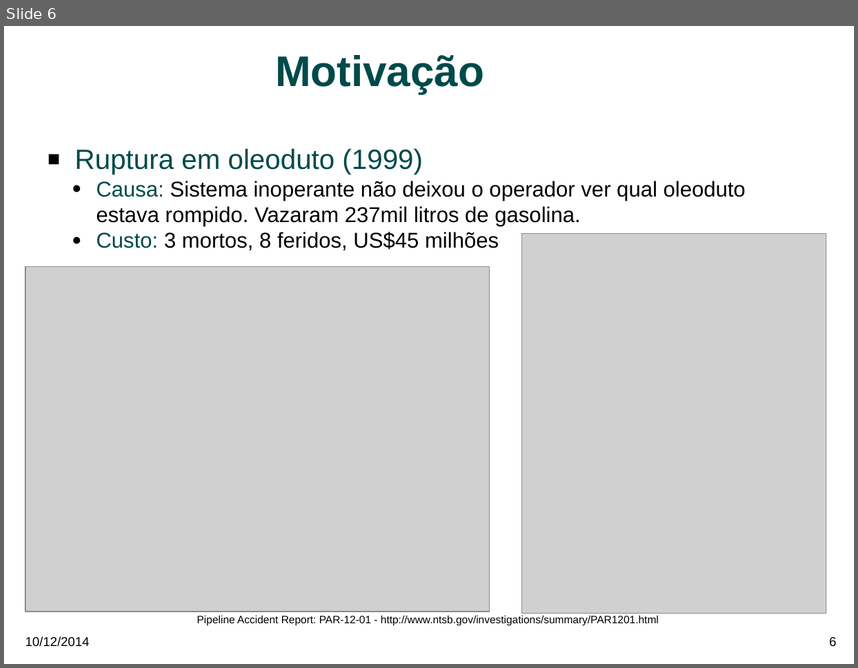
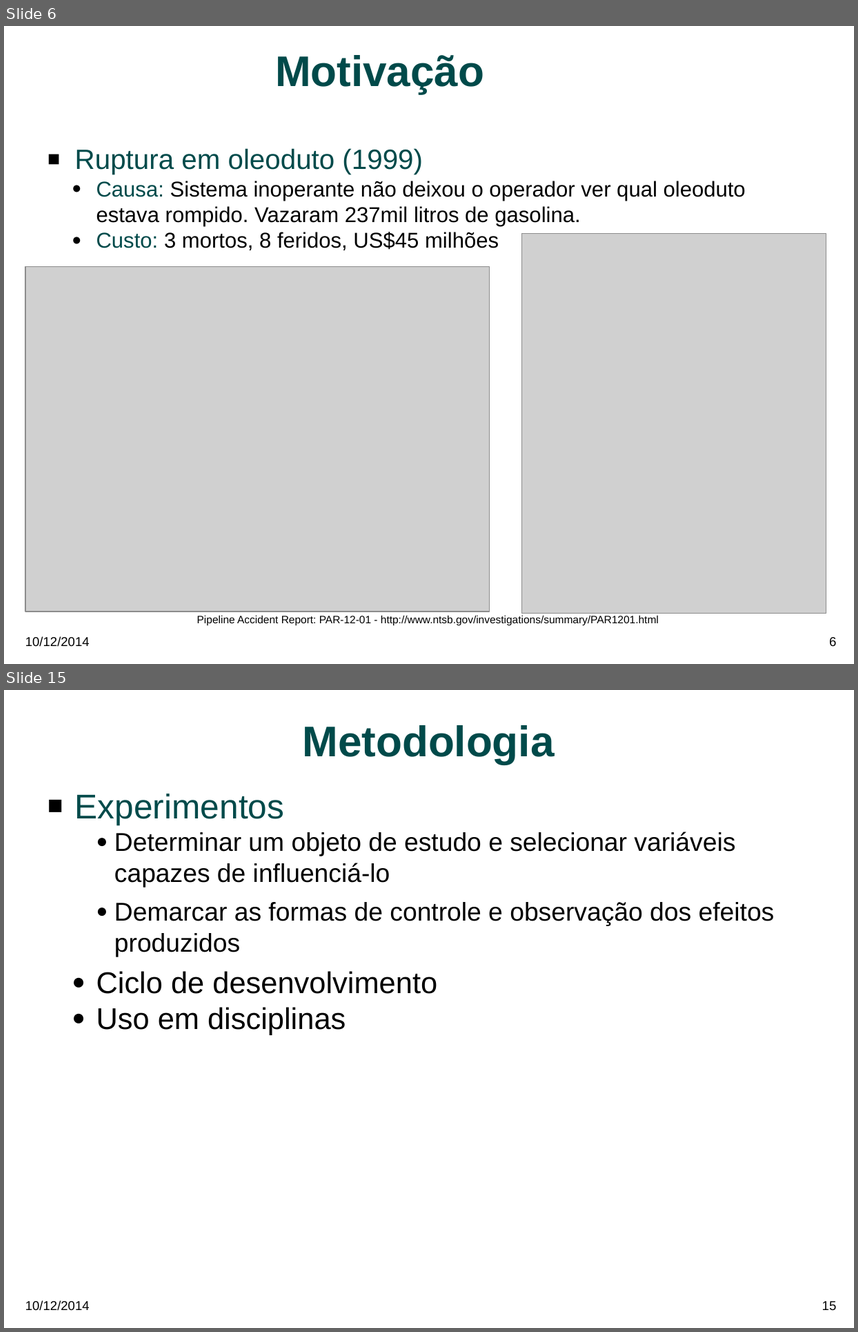
Before and after one commit to MohammedAbosaeeda/mestrado, a slide deck: mestrado_rita_soldi.odp. Shown one above the other, each under a label of ours: slide 6 before the commit, slides 6 and 15 after it; the slides between them are not shown. The pictures are 858x668 and 858x1332 pixels, drawn with LibreOffice and Linux fonts; fonts in the diff are those of the drawing; grey boxes stand for pictures; background and template pictures are left out. Boxes give left, top, right and bottom in pixels: in the first picture for what was removed or moved away, otherwise in the second. Text is boxed around its words. In the diff, an @@ line names an element or a change of style, - is before the commit and + after.

Commit message:
adicionando apresentação, experimentos e teaching

```diff
--- a/mestrado_rita_soldi.odp
+++ b/mestrado_rita_soldi.odp
@@ slide 15 added at [4, 690, 854, 1328], background #FFFFFF; not listed: 2 template elements that a slide beside it also shows @@
@@ title added at [302, 725, 554, 764], 40 pt, text #004A4A, bold @@
+Metodologia
@@ text added at [75, 793, 775, 1035], 24 pt, text #000000 @@
+■ Experimentos
+    ● Determinar um objeto de estudo e selecionar variáveis capazes de influenciá-lo
+    ● Demarcar as formas de controle e observação dos efeitos produzidos
+  ● Ciclo de desenvolvimento
+  ● Uso em disciplinas
```
Also in this commit, not shown: 8 slides changed, 2 other slides added, 16 slides removed, 5 other files.
